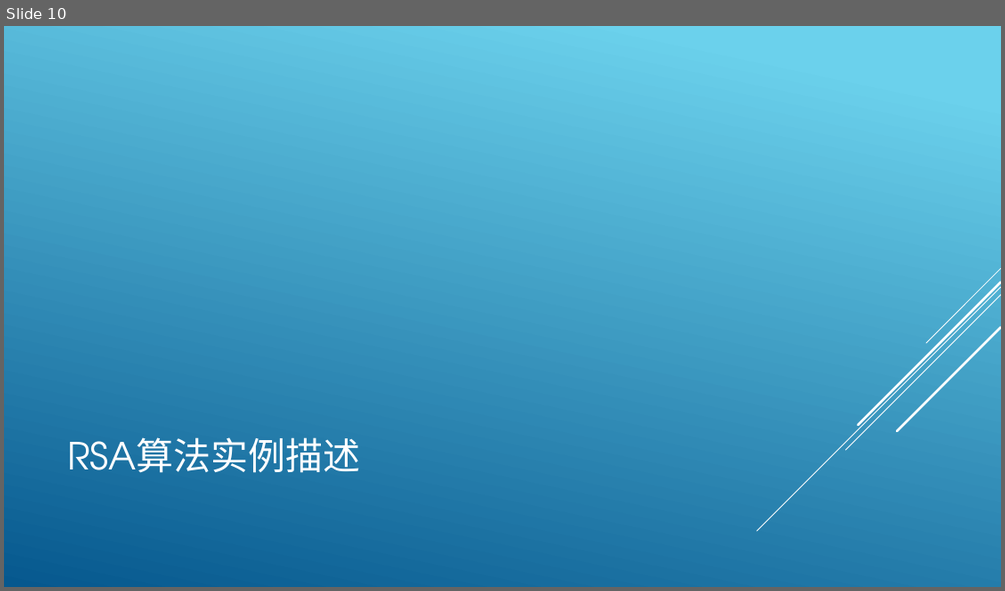
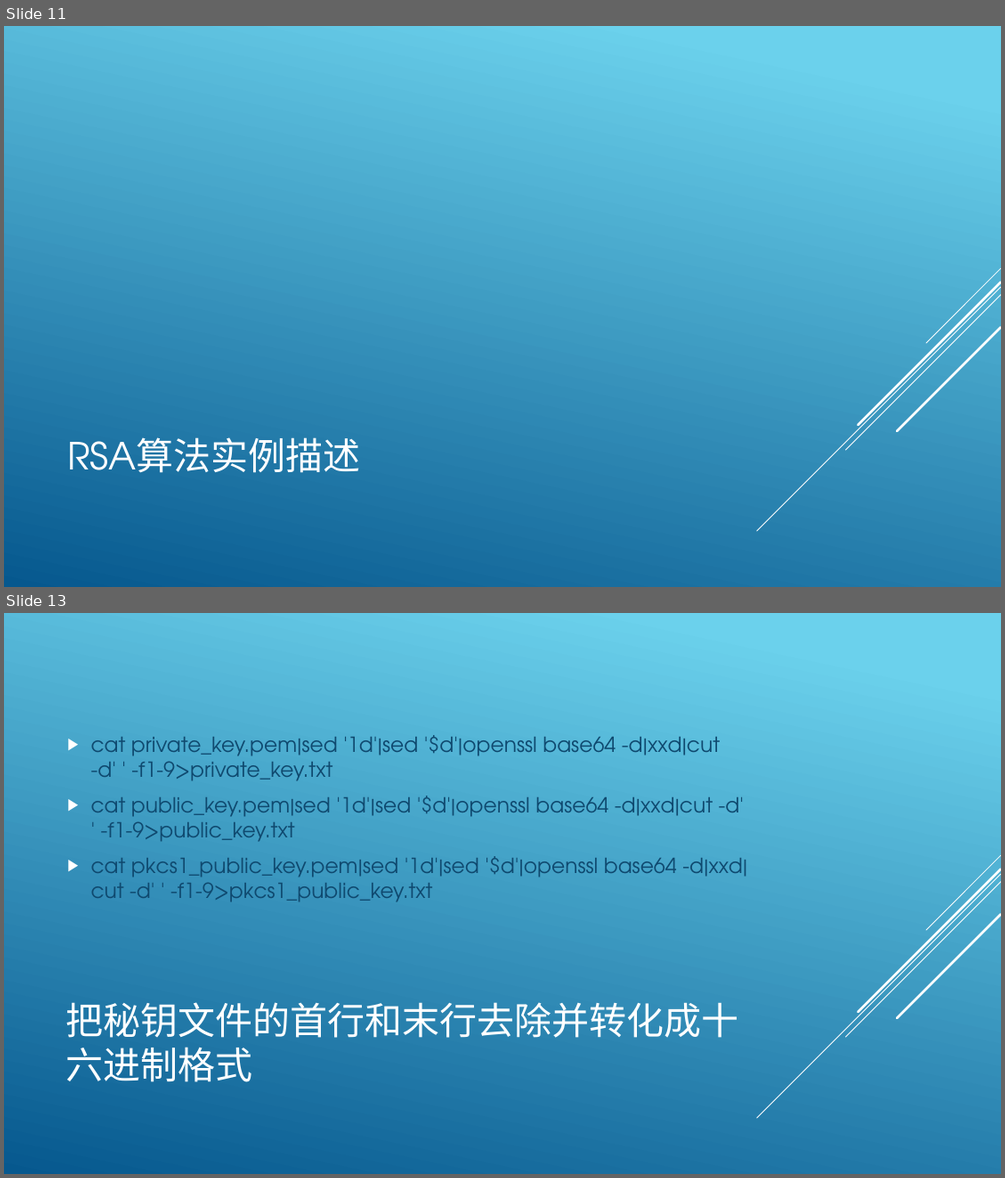
Before and after one commit to lmq1117/l56xx, a slide deck: document/limq.pptx. Shown one above the other, each under a label of ours: slide 10 before the commit, slides 11 and 13 after it; the slides between them are not shown. The pictures are 1005x591 and 1005x1178 pixels, drawn with LibreOffice and Linux fonts; fonts in the diff are those of the drawing. Boxes give left, top, right and bottom in pixels: in the first picture for what was removed or moved away, otherwise in the second. Text is boxed around its words. In the diff, an @@ line names an element or a change of style, - is before the commit and + after.

```diff
--- a/document/limq.pptx
+++ b/document/limq.pptx
@@ slide 13 added at (4,613,1001,1174), background gradient #6ED2EB to #06588E; not listed: 5 template elements that a slide beside it also shows @@
@@ text added at (91,735,747,901), 20 pt, text #0F496F @@
+▶ cat private_key.pem|sed '1d'|sed '$d'|openssl base64 -d|xxd|cut -d' ' -f1-9>private_key.txt
+▶ cat public_key.pem|sed '1d'|sed '$d'|openssl base64 -d|xxd|cut -d' ' -f1-9>public_key.txt
+▶ cat pkcs1_public_key.pem|sed '1d'|sed '$d'|openssl base64 -d|xxd|cut -d' ' -f1-9>pkcs1_public_key.txt
@@ title added at (65,1002,738,1082), 36 pt, text #FFFFFF @@
+把秘钥文件的首行和末行去除并转化成十六进制格式
@@ what was slide 10 is now slide 11 @@
```
Also in this commit, not shown: 2 slides changed, 5 other slides added, 2 slides removed.
